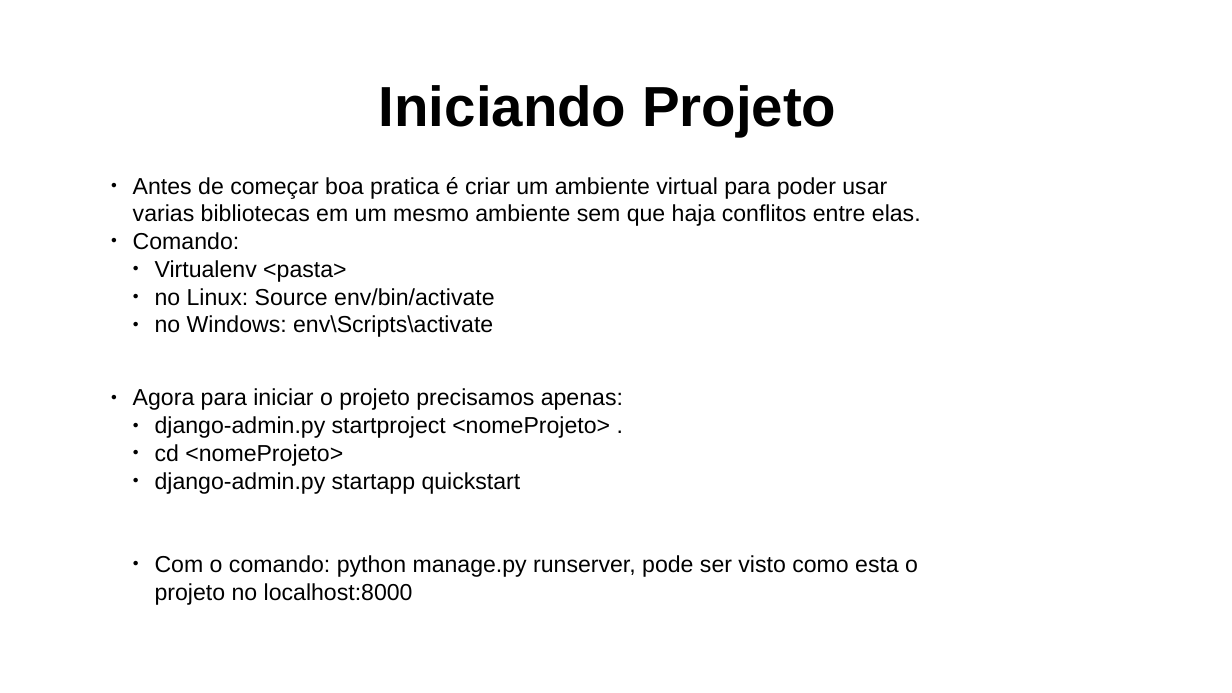
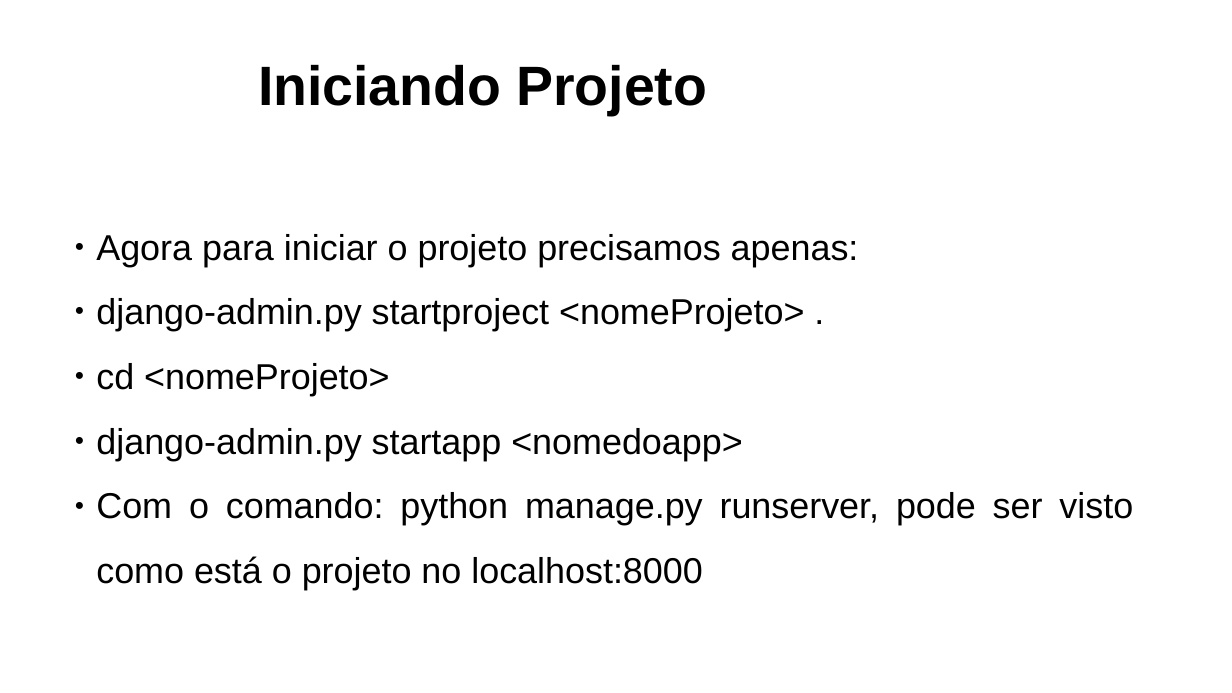
Before and after one commit to emartello/PilasMeus, a slide deck: slide 8 of Avaliação A1.odp (slide 7 before the commit). Drawn at 1232x693 pixels with LibreOffice and Linux fonts; fonts in the diff are those of the drawing; background and template pictures are left out. Boxes give left, top, right and bottom in pixels: in the first picture for what was removed or moved away, otherwise in the second. Text is boxed around its words. In the diff, an @@ line names an element or a change of style, - is before the commit and + after.

```diff
--- a/Avaliação A1.odp
+++ b/Avaliação A1.odp
@@ title "Iniciando Projeto": place and size @@
-title "Iniciando Projeto" at (379,85,836,136)
+title "Iniciando Projeto" at (258,64,707,116)
@@ title "Iniciando Projeto" at (258,64,707,116): size 44 to 43.2 pt @@
@@ text removed at (133,177,921,337) @@
-● Antes de começar boa pratica é criar um ambiente virtual para poder usar varias bibliotecas em um mesmo ambiente sem que haja conflitos entre elas.
-● Comando:
-  ● Virtualenv <pasta>
-  ● no Linux: Source env/bin/activate
-  ● no Windows: env\Scripts\activate
@@ text "Agora para iniciar o projeto ...": place and size @@
-text "Agora para iniciar o projeto ..." at (133,388,918,605)
+text "Agora para iniciar o projeto ..." at (96,234,1133,590)
@@ text at (96,234,859,396): size 18 to 28 pt in "Agora para iniciar o projeto precisamos apenas:", "django-admin.py startproject <nomeProjeto> .", "cd <nomeProjeto>"; alignment left to justified; line spacing 1 to 1.5; list level 2 to 1 in "django-admin.py startproject <nomeProjeto> ."; list level 2 to 1 in "cd <nomeProjeto>" @@
@@ text at (96,428,1133,590): text changed; size 18 to 28 pt @@
-  ● django-admin.py startapp quickstart
-  ● Com o comando: python manage.py runserver, pode ser visto como esta o projeto no localhost:8000
+● django-admin.py startapp <nomedoapp>
+● Com o comando: python manage.py runserver, pode ser visto como está o projeto no localhost:8000
```
Also in this commit, not shown: 5 other slides changed, 3 slides added, 1 slide removed, 17 other files.
